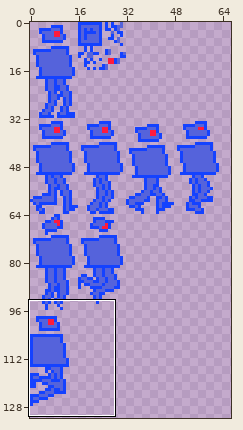
Two states of a sprite sheet, JumpProto/images/rob-16.png. The picture above shows the old version from afar; the outline marks the close-up.
Close-up. Old version:
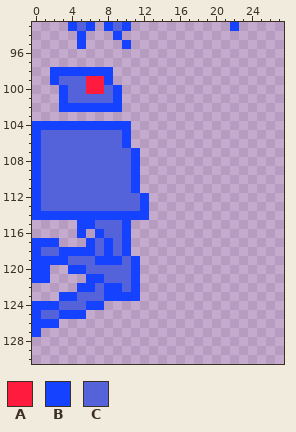
The file is 128x256 pixels. Shown: x 0..27, y 93..130. The wide view leaves out empty margins.
Palette (. is transparent): A #ff1b3d  B #1442ff  C #5563db
Pixels before, first column x 0:
 93 ....BCB.BCB...........B
 94 .....B...B.............
 95 .....B....B............
 96 .......................
 97 .......................
 98 ..BBBBBBB..............
 99 ..BCCCAAB..............
100 ...BCCAACB.............
101 ...BCCCCCB.............
102 ...BBBBBBB.............
103 .......................
104 BBBBBBBBBBB............
105 BCCCCCCCCCB............
106 BCCCCCCCCCB............
107 BCCCCCCCCCCB...........
108 BCCCCCCCCCCB...........
109 BCCCCCCCCCCB...........
110 BCCCCCCCCCCB...........
111 BCCCCCCCCCCB...........
112 BCCCCCCCCCCCB..........
113 BCCCCCCCCCCCB..........
114 BBBBBBBBBBBBB..........
115 .....BBCCCB............
116 .....B.BCCB............
117 BBB...BCBCB............
118 BCCBBBBCBCB............
119 BBBBCCCBBBCB...........
120 BB..BBCCCCCB...........
121 BB....BBCCCB...........
122 .....BBCBBCB...........
123 ...BBCCCBBBB...........
124 BBBCCCBB...............
125 BCCBBB.................
126 BBB....................
127 B......................
Now the later version:
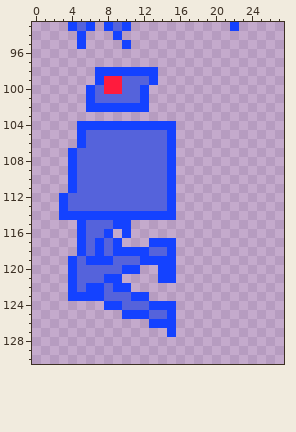
Author's note on the commit: Commit some notes before overhauling player sprite selection logic.
Change:
Changed rows in their new state; - is an unchanged pixel.
first column x 0:
 98 --.....--BBBBB--
 99 --.....BAACCCB--
100 ---...BCAACCB---
101 ---...B--CCCB---
102 ---...----BBB---
104 .....------BBBBB
105 .....B----CCCCCB
106 .....B----CCCCCB
107 ....B------CCCCB
108 ....B------CCCCB
109 ....B------CCCCB
110 ....B------CCCCB
111 ....B------CCCCB
112 ...B--------CCCB
113 ...B--------CCCB
114 ...----------BBB
115 ------C--B------
116 ------CCB.------
117 ...--BCBCB.--BBB
118 .....-CBCB-BBCCB
119 ....B-B--C-CBBBB
120 ..---C----B---BB
121 ..--BCCCBB..--BB
122 ----BC-BC-B.----
123 ---.-BBBCCC-B---
124 ........BBCCCBBB
125 ......----BBBCCB
126 ...----------BBB
127 .--------------B
